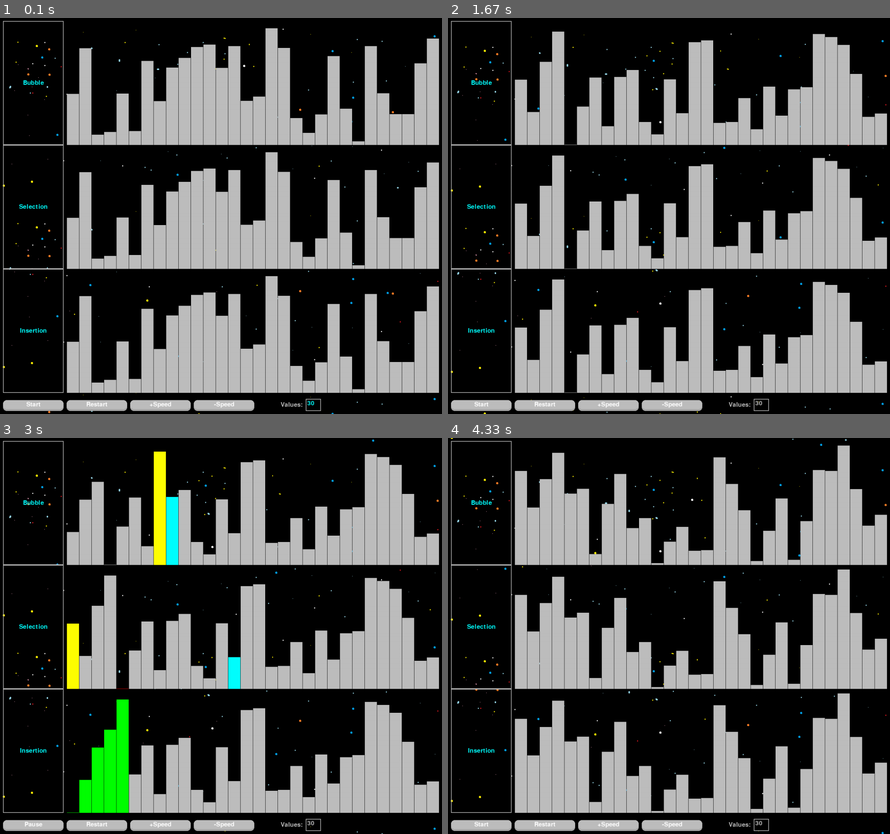
Above: before the commit, frames 1-4 (two rows, left to right).
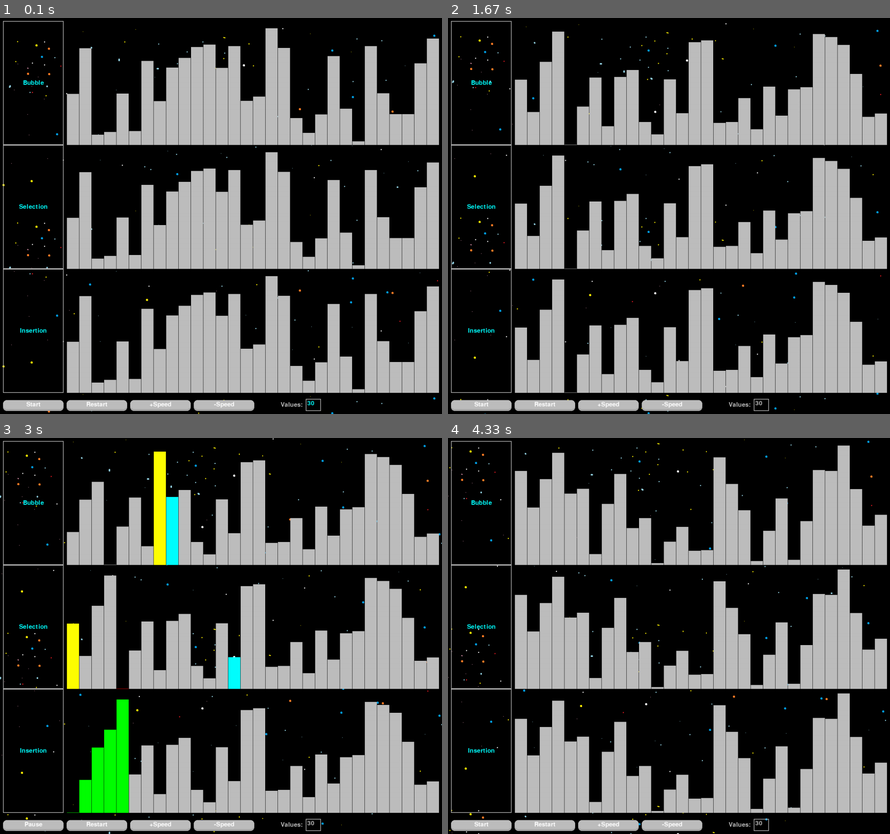
Above: after the commit, the same moments.

Repository: Moontok/Pygame_Practice
Game: pygame game, started from Visual_Sorting/sorting_main.py
The game is run twice, just before and just after one commit, with the same random seed, the same clock (stepped at 60 frames per second) and the same inputs.
Inputs:
- Up to frame 1 (0.1 s): no input
- Up to frame 2 (1.67 s): click "Start" at 0.43 s; click "Restart" at 0.8 s; click "Restart" at 1.2 s; click "Start" at 1.6 s
- Up to frame 3 (3 s): click "+Speed" at 2 s; click "-Speed" at 2.38 s
- Up to frame 4 (4.33 s): click "Restart" at 3.67 s; click "Restart" at 4.07 s

The runs differ from the first frame. In frame 1, 0.3% of the frame differs, in the area x 0-100%, y 2-100%; in frame 2, 0.5%; in frame 3, 0.5%, in the area x 0-100%, y 0-100%; in frame 4, 0.5%.

Commit message:
Added in all direction background scrolling.

Diff:
--- a/Visual_Sorting/background_scroller.py
+++ b/Visual_Sorting/background_scroller.py
@@ -5,9 +5,10 @@
 class Background:
     """Class that creates a seamless background scrolling effect."""
 
-    def __init__(self, image, speed_y, settings):
+    def __init__(self, image, dir_x, dir_y, settings):
         self.settings = settings
-        self.speed_y = speed_y
+        self.dir_x = dir_x
+        self.dir_y = dir_y
         self.background = pg.image.load(image)
         self.tile_rect = self.background.get_rect()
         self.bg_tiles = []
@@ -17,10 +18,20 @@
         """ Draw the background to the screen. """
 
         for tile in self.bg_tiles:
-            if tile[1] > self.settings.screen_height:
+            if self.dir_x > 0 and tile[0] > self.settings.screen_width:
+                tile[0] = -self.tile_rect.width
+            elif self.dir_x < 0 and tile[0] < -self.tile_rect.width:
+                tile[0] = self.settings.screen_width
+            else:
+                tile[0] += self.dir_x
+
+            if self.dir_y > 0 and tile[1] > self.settings.screen_height:
                 tile[1] = -self.tile_rect.height
+            elif self.dir_y < 0 and tile[1] < -self.tile_rect.height:
+                tile[1] = self.settings.screen_height
             else:
-                tile[1] += self.speed_y
+                tile[1] += self.dir_y
+
             screen.blit(self.background, tile)
 
     def generate_background_tiles(self):
--- a/Visual_Sorting/sorting_main.py
+++ b/Visual_Sorting/sorting_main.py
@@ -15,9 +15,9 @@
     sorter = Sorter(settings)
     screen = pg.display.set_mode((settings.screen_width, settings.screen_height))
     clock = pg.time.Clock()
-    bg = Background("images/space_bg.png", 1, settings)
-    # bg = Background("images/background.png", 1, settings)
-    # bg = Background("images/test_bg.png", 1, settings)
+    bg = Background("images/space_bg.png", -1, -1, settings)
+    # bg = Background("images/background.png", -1, -1, settings)
+    # bg = Background("images/test_bg.png", -1, -1, settings)
 
     gui = GUI(settings, screen, sorter, bg)
 
